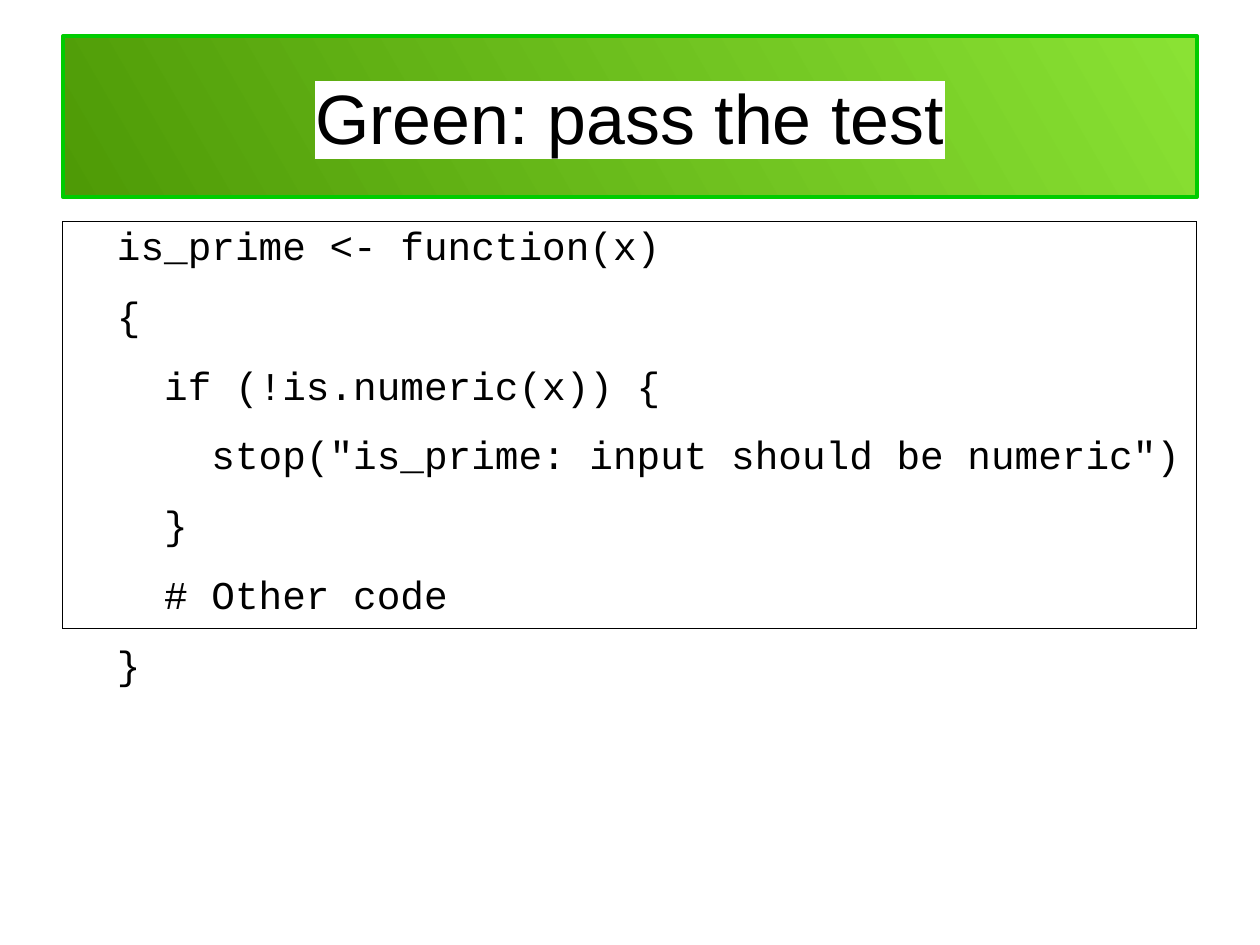
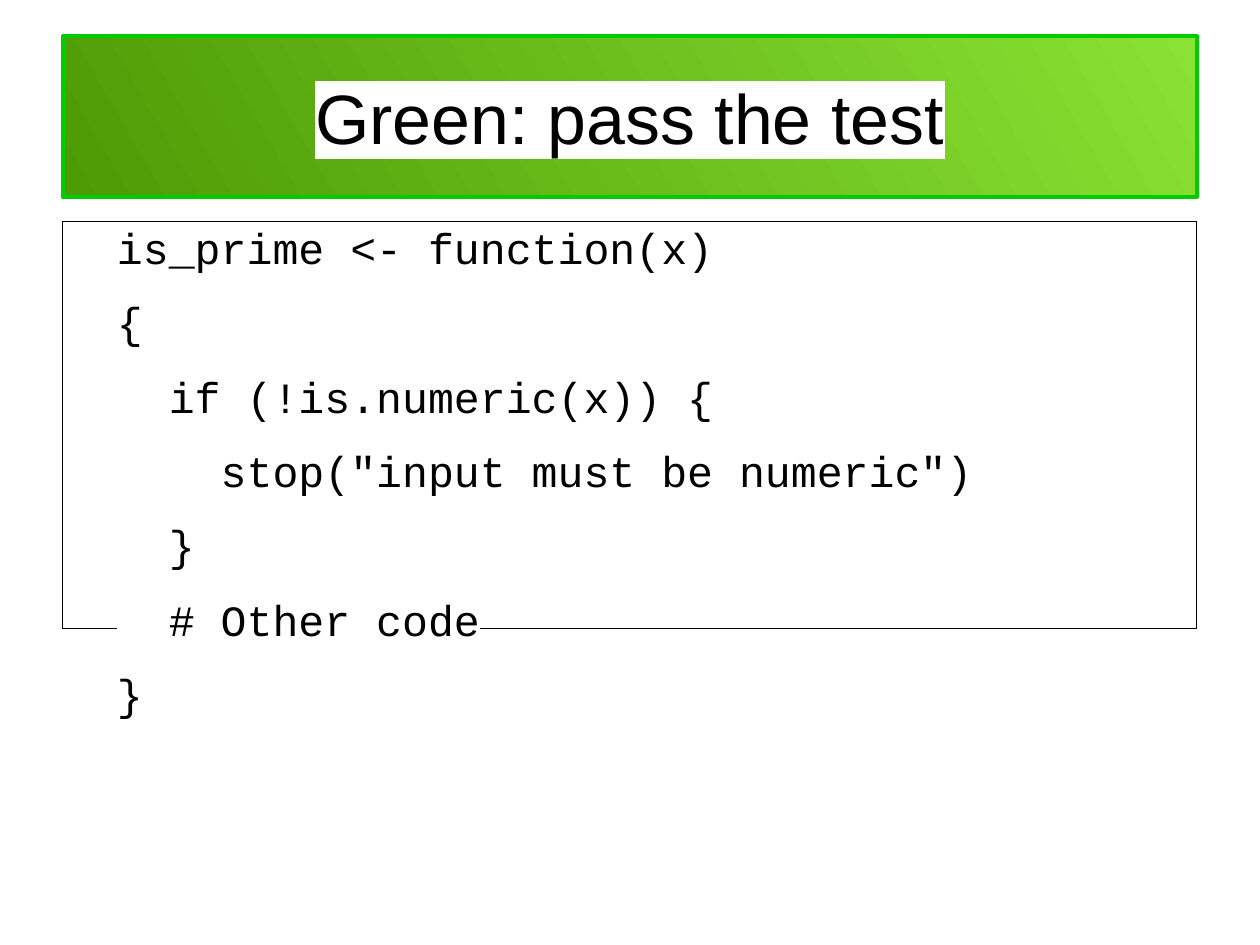
Before and after one commit to richelbilderbeek/PresentationsAboutR, a slide deck: slide 17 of TestDrivenDevelopment/TestDrivenDevelopment.odp. Drawn at 1260x945 pixels with LibreOffice and Linux fonts; fonts in the diff are those of the drawing. Boxes give left, top, right and bottom in pixels: in the first picture for what was removed or moved away, otherwise in the second. Text is boxed around its words. In the diff, an @@ line names an element or a change of style, - is before the commit and + after.

```diff
--- a/TestDrivenDevelopment/TestDrivenDevelopment.odp
+++ b/TestDrivenDevelopment/TestDrivenDevelopment.odp
@@ text at bbox=[117, 232, 713, 637]: size 24.8 to 27.2 pt in "is_prime <- function(x)", "{", "if (!is.numeric(x)) {", "}" and 2 more places @@
@@ text at bbox=[221, 455, 972, 496]: text changed; size 24.8 to 27.2 pt @@
-stop("is_prime: input should be numeric")
+stop("input must be numeric")
```
Also in this commit, not shown: 6 other slides changed, 1 other file.
